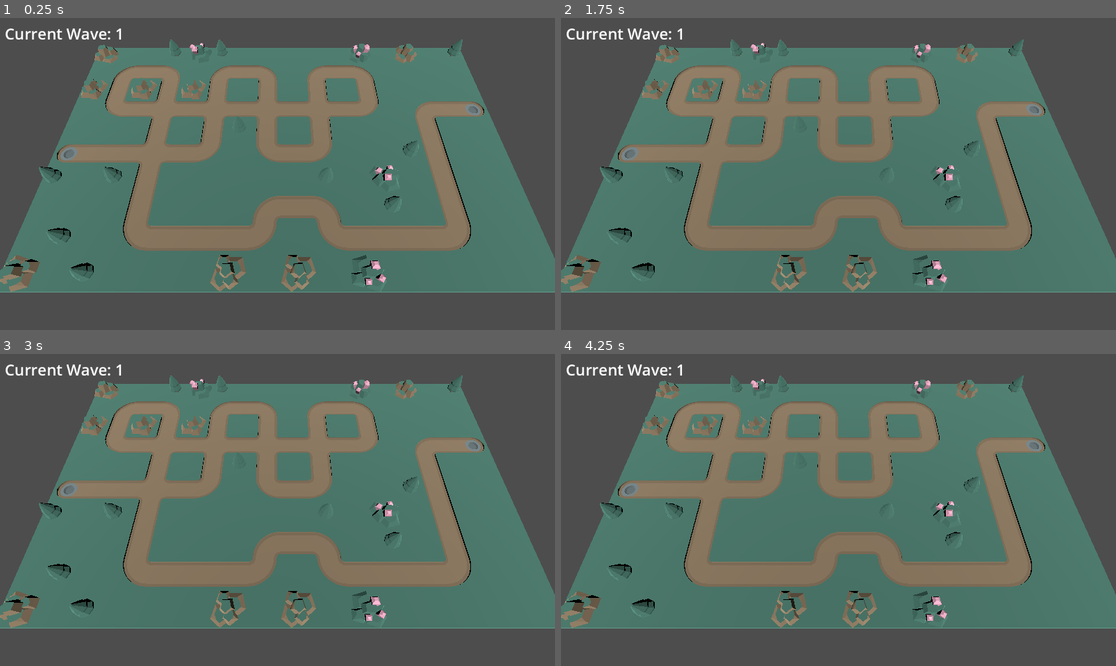
Above: before the commit, frames 1-4 (two rows, left to right).
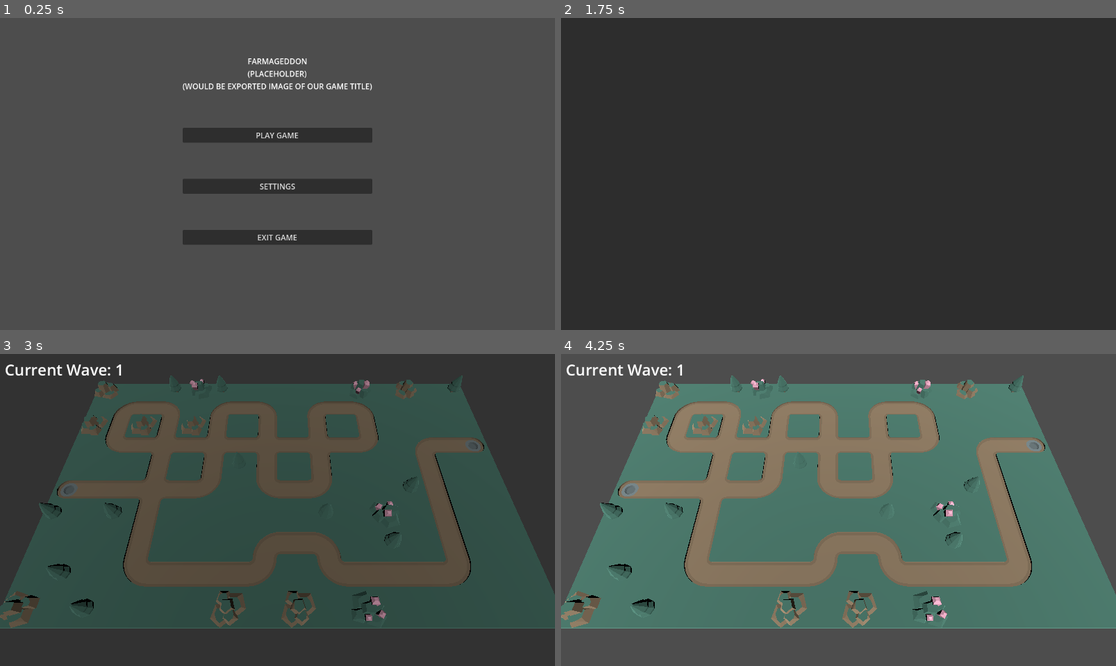
Above: after the commit, the same moments.

Repository: notsceptor/Farmageddon
Game: Godot game, scene res://Scenes/User_Interface/main_menu_screen.tscn
The game is run twice, just before and just after one commit, with the same random seed, the same clock (stepped at 60 frames per second) and the same inputs. Before the commit the project starts from res://Scenes/Maps/easy_map.tscn.
Inputs (mouse positions are in pixels of both pictures, inside the frame that each line leads up to):
- Up to frame 1 (0.25 s): no input
- Up to frame 2 (1.75 s): click (838, 186) at 0.5 s, where only the run after the commit has a clickable "SETTINGS"; click (838, 136) at 1.25 s, where only the run after the commit has a clickable "PLAY GAME"
- Up to frame 3 (3 s): no input
- Up to frame 4 (4.25 s): no input

The runs differ from the first frame. In frame 1, 66% of the frame differs, in the area x 0-100%, y 3-88%; in frame 2, 100%, in the area x 0-100%, y 0-100%; in frame 3, 99%; in frame 4, nothing differs.

Commit message:
main menu implementation
Very crude basic implementation of main menu screen added:
- Menu Screen created
- Menu Screen changed to main screen when played
- Title position
- 3 Buttons positioned
- Button to play game moves to easy_map
- Settings button (to be implemented)
- Exit button exits game

Diff:
--- /dev/null
+++ b/Scenes/Globals/transition_layer.gd
@@ -0,0 +1,7 @@
+extends CanvasLayer
+
+func change_scene(scene_path: String) -> void:
+	$AnimationPlayer.play("fade_to_black")
+	await $AnimationPlayer.animation_finished
+	get_tree().change_scene_to_file(scene_path)
+	$AnimationPlayer.play_backwards("fade_to_black")
--- /dev/null
+++ b/Scenes/Globals/transition_layer.tscn
@@ -0,0 +1,40 @@
+[gd_scene load_steps=4 format=3 uid="uid://makt7y0aw4lb"]
+
+[ext_resource type="Script" path="res://Scenes/Globals/transition_layer.gd" id="1_j38cx"]
+
+[sub_resource type="Animation" id="Animation_d6hn5"]
+resource_name = "fade_to_black"
+tracks/0/type = "value"
+tracks/0/imported = false
+tracks/0/enabled = true
+tracks/0/path = NodePath("ColorRect:modulate")
+tracks/0/interp = 1
+tracks/0/loop_wrap = true
+tracks/0/keys = {
+"times": PackedFloat32Array(0, 1),
+"transitions": PackedFloat32Array(1, 1),
+"update": 0,
+"values": [Color(1, 1, 1, 0), Color(0, 0, 0, 1)]
+}
+
+[sub_resource type="AnimationLibrary" id="AnimationLibrary_lavx3"]
+_data = {
+"fade_to_black": SubResource("Animation_d6hn5")
+}
+
+[node name="TransitionLayer" type="CanvasLayer"]
+script = ExtResource("1_j38cx")
+
+[node name="ColorRect" type="ColorRect" parent="."]
+modulate = Color(1, 1, 1, 0)
+anchors_preset = 15
+anchor_right = 1.0
+anchor_bottom = 1.0
+grow_horizontal = 2
+grow_vertical = 2
+color = Color(0, 0, 0, 1)
+
+[node name="AnimationPlayer" type="AnimationPlayer" parent="."]
+libraries = {
+"": SubResource("AnimationLibrary_lavx3")
+}
--- /dev/null
+++ b/Scenes/User_Interface/main_menu_screen.gd
@@ -0,0 +1,17 @@
+extends CanvasLayer
+
+@onready var play_button: Button = $MarginContainer/VBoxContainer/PlayGameButton
+@onready var settings_button: Button = $MarginContainer/VBoxContainer/SettingsButton
+@onready var exit_game_button: Button = $MarginContainer/VBoxContainer/ExitGameButton
+
+# Called when the node enters the scene tree for the first time.
+func _ready():
+	pass
+	# Play main menu music here probably
+
+func _on_play_game_button_pressed():
+	$MarginContainer.visible = false
+	TransitionLayer.change_scene("res://Scenes/Maps/easy_map.tscn")
+
+func _on_exit_game_button_pressed():
+	get_tree().quit()
--- a/Scenes/User_Interface/main_menu_screen.tscn
+++ b/Scenes/User_Interface/main_menu_screen.tscn
@@ -1,23 +1,53 @@
-[gd_scene format=3 uid="uid://bue1piatwa0o"]
+[gd_scene load_steps=3 format=3 uid="uid://bue1piatwa0o"]
+
+[ext_resource type="Script" path="res://Scenes/User_Interface/main_menu_screen.gd" id="1_fa3bd"]
+
+[sub_resource type="AudioStream" id="AudioStream_bka5k"]
 
 [node name="MainMenuScreen" type="CanvasLayer"]
+script = ExtResource("1_fa3bd")
 
 [node name="MarginContainer" type="MarginContainer" parent="."]
-offset_right = 40.0
-offset_bottom = 40.0
+anchors_preset = 8
+anchor_left = 0.5
+anchor_top = 0.5
+anchor_right = 0.5
+anchor_bottom = 0.5
+offset_left = -197.0
+offset_top = -246.5
+offset_right = 197.0
+offset_bottom = 246.5
+grow_horizontal = 2
+grow_vertical = 2
 
-[node name="GameTitle" type="Label" parent="MarginContainer"]
+[node name="VBoxContainer" type="VBoxContainer" parent="MarginContainer"]
 layout_mode = 2
+theme_override_constants/separation = 75
 
-[node name="VBoxContainer" type="VBoxContainer" parent="."]
-offset_right = 40.0
-offset_bottom = 40.0
+[node name="GameTitle" type="Label" parent="MarginContainer/VBoxContainer"]
+layout_mode = 2
+size_flags_horizontal = 4
+text = "FARMAGEDDON
+(PLACEHOLDER)
+(WOULD BE EXPORTED IMAGE OF OUR GAME TITLE)"
+horizontal_alignment = 1
+vertical_alignment = 1
 
-[node name="PlayButton" type="Button" parent="VBoxContainer"]
+[node name="PlayGameButton" type="Button" parent="MarginContainer/VBoxContainer"]
 layout_mode = 2
+text = "PLAY GAME"
 
-[node name="SettingsButton" type="Button" parent="VBoxContainer"]
+[node name="SettingsButton" type="Button" parent="MarginContainer/VBoxContainer"]
 layout_mode = 2
+text = "SETTINGS
+"
 
-[node name="ExitButton" type="Button" parent="VBoxContainer"]
+[node name="ExitGameButton" type="Button" parent="MarginContainer/VBoxContainer"]
 layout_mode = 2
+text = "EXIT GAME"
+
+[node name="AudioStreamPlayer" type="AudioStreamPlayer" parent="."]
+stream = SubResource("AudioStream_bka5k")
+
+[connection signal="pressed" from="MarginContainer/VBoxContainer/PlayGameButton" to="." method="_on_play_game_button_pressed"]
+[connection signal="pressed" from="MarginContainer/VBoxContainer/ExitGameButton" to="." method="_on_exit_game_button_pressed"]
--- a/project.godot
+++ b/project.godot
@@ -11,9 +11,13 @@
 [application]
 
 config/name="Farmageddon_Alpha"
-run/main_scene="res://Scenes/Maps/easy_map.tscn"
+run/main_scene="res://Scenes/User_Interface/main_menu_screen.tscn"
 config/features=PackedStringArray("4.2", "Mobile")
 config/icon="res://icon.svg"
+
+[autoload]
+
+TransitionLayer="*res://Scenes/Globals/transition_layer.tscn"
 
 [rendering]
 
